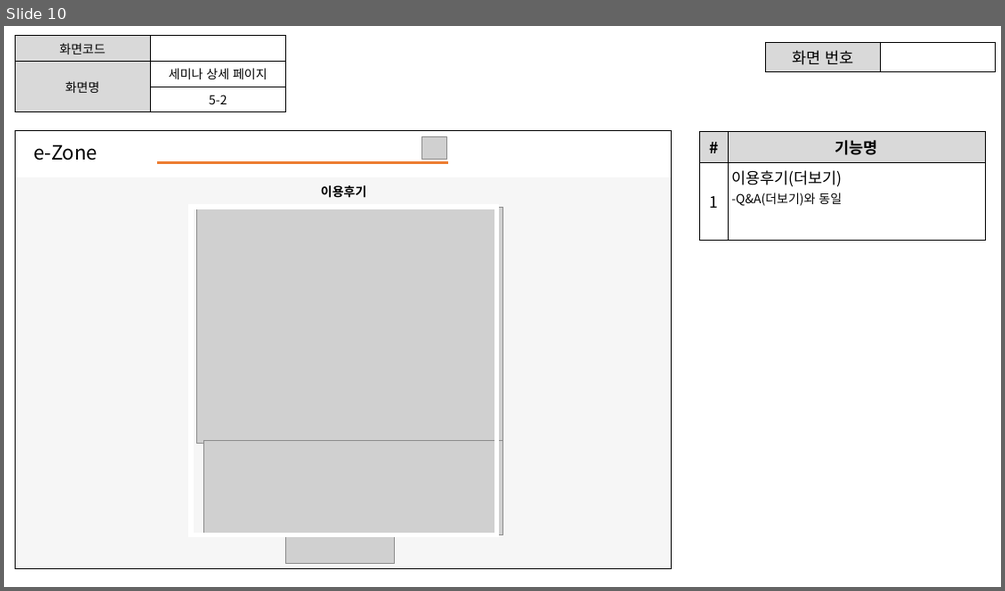
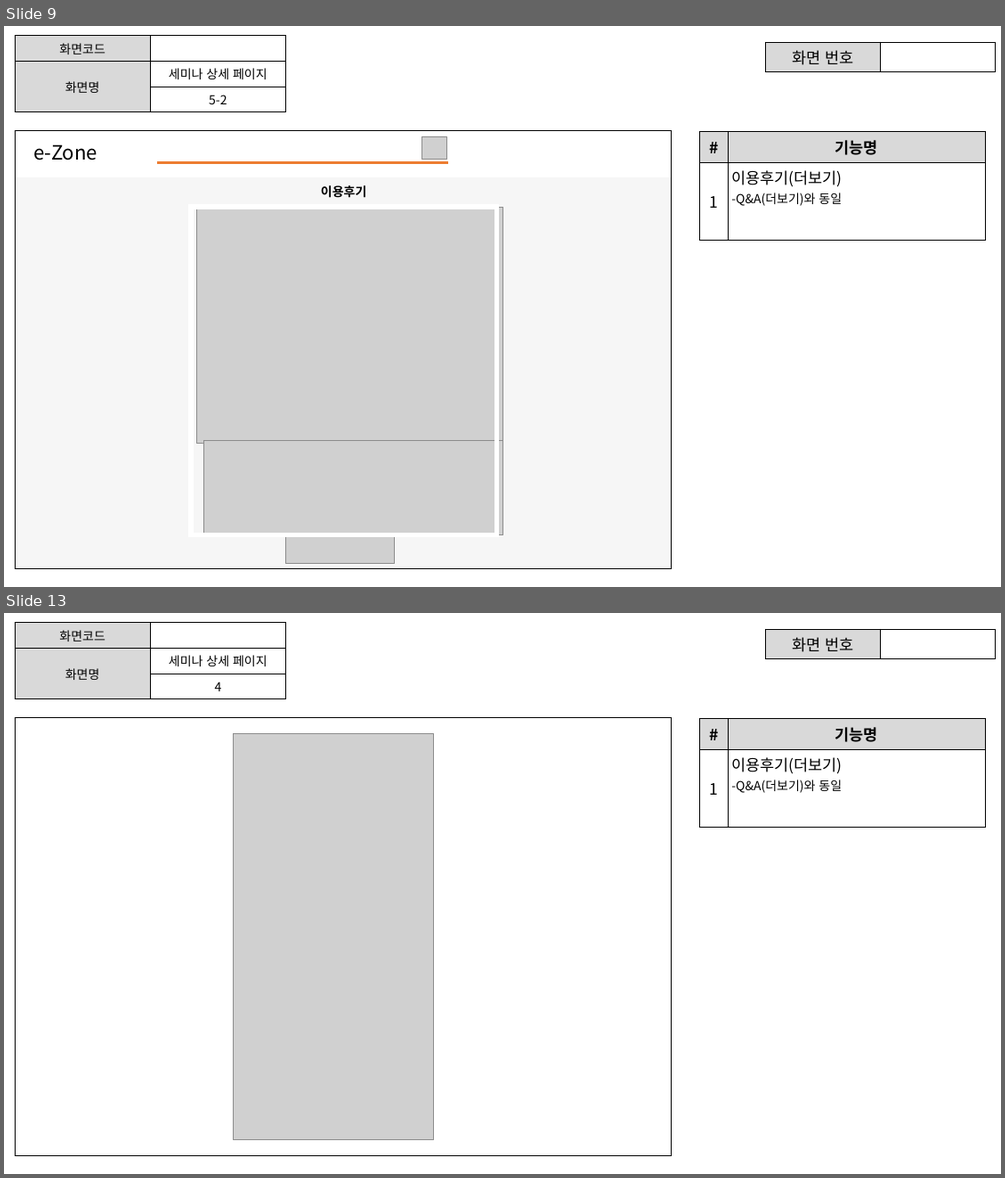
Before and after one commit to ezenteam2/e-Zone, a slide deck: 0 발표용 파워포인트/project05 - 파워포인트 종합 - 서희.pptx. Shown one above the other, each under a label of ours: slide 10 before the commit, slides 9 and 13 after it; the slides between them are not shown. The pictures are 1005x591 and 1005x1178 pixels, drawn with LibreOffice and Linux fonts; fonts in the diff are those of the drawing; grey boxes stand for pictures. Boxes give left, top, right and bottom in pixels: in the first picture for what was removed or moved away, otherwise in the second. Text is boxed around its words. In the diff, an @@ line names an element or a change of style, - is before the commit and + after.

```diff
--- a/0 발표용 파워포인트/project05 - 파워포인트 종합 - 서희.pptx
+++ b/0 발표용 파워포인트/project05 - 파워포인트 종합 - 서희.pptx
@@ slide 13 added at (4,613,1001,1174), background #FFFFFF @@
@@ table added at (15,623,285,695), 3 rows, 2 columns @@
+화면코드 | 
+화면명 | 세미나 상세 페이지
+ | 4
@@ table added at (765,629,995,656), 1 rows, 2 columns @@
+화면 번호 | 
@@ table added at (15,718,671,1155), 1 rows, 1 columns @@
+
@@ table added at (700,718,985,827), 2 rows, 2 columns @@
+# | 기능명
+1 | 이용후기(더보기) / -Q&A(더보기)와 동일
@@ picture added at (233,734,434,1140) @@
@@ what was slide 10 is now slide 9 @@
```
Also in this commit, not shown: 12 slides changed, 11 other slides added.
